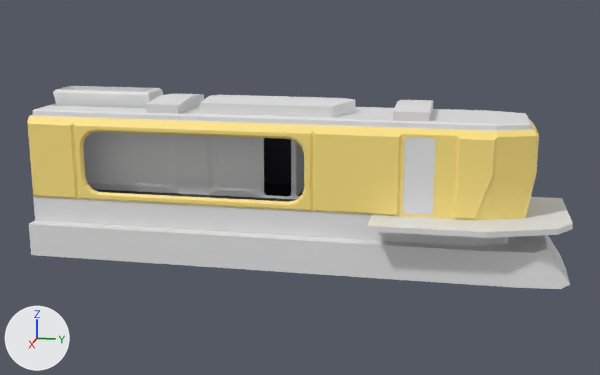
What one commit did to the FBX model Assets/Files/Models/Train/Locomotive/Locomotive.fbx.
Both versions are drawn from a camera (50 mm lens) standing at (24.44, 5.97, 8.17) and looking at (0.43, 1.17, 2.17). Lighting does not change. The marker at lower left points along +X, +Y and +Z. Where no turn or scale is listed for an object, it has been applied to the vertices.

The first picture shows 'Door', 'Interior Walls.002', 'Interior Walls.005', 'LocomotiveBody', 'LocomotiveBody.001', 'LocomotiveBody.002', 'LocomotiveBody.005', 'LocomotiveBodyFront', 'LocomotiveBodyWallLeft', 'LocomotiveBodyWallRightFront', 'LocomotiveBodyWallRightRear'.
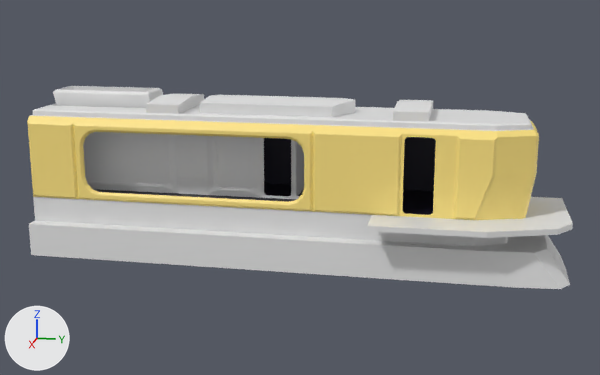
Boxes [x1, y1, x2, y2] around the edits, measured in the pictures (600 x 375 px):
'Door', deleted: before [402, 137, 436, 215]

Patch to the scene script:
```diff
--- a/Assets/Files/Models/Train/Locomotive/Locomotive.fbx.py
+++ b/Assets/Files/Models/Train/Locomotive/Locomotive.fbx.py
@@ ob_door @@
-ob_door = bpy.data.objects.new('Door', me_door)
-ob_door.location = (1.61, 4.79, 2.96)
```
